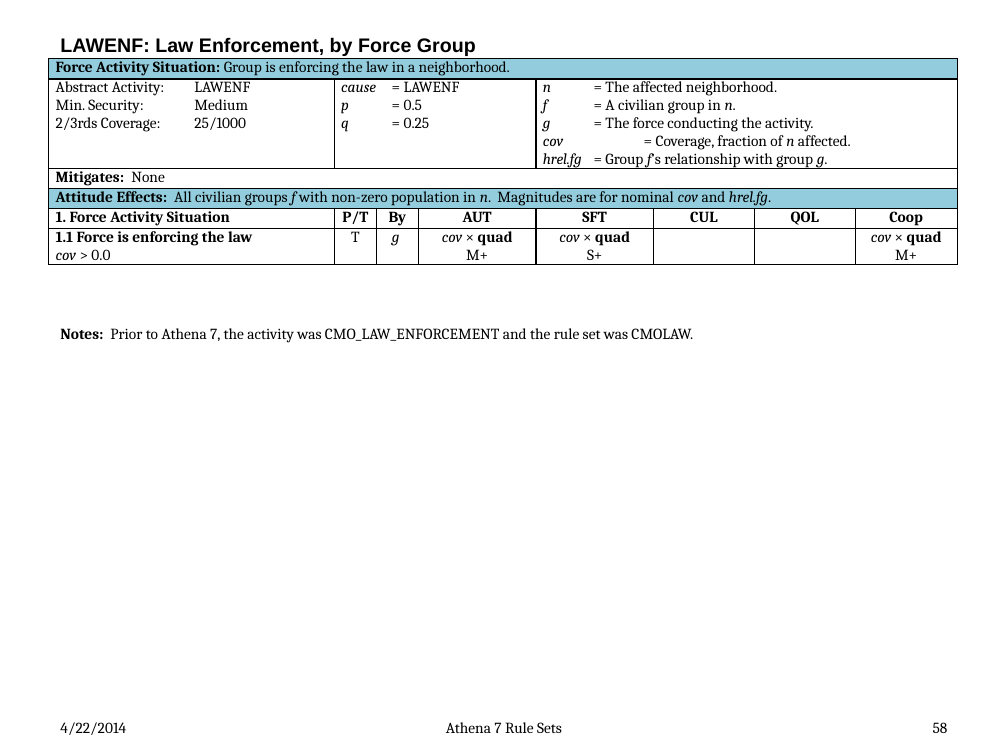
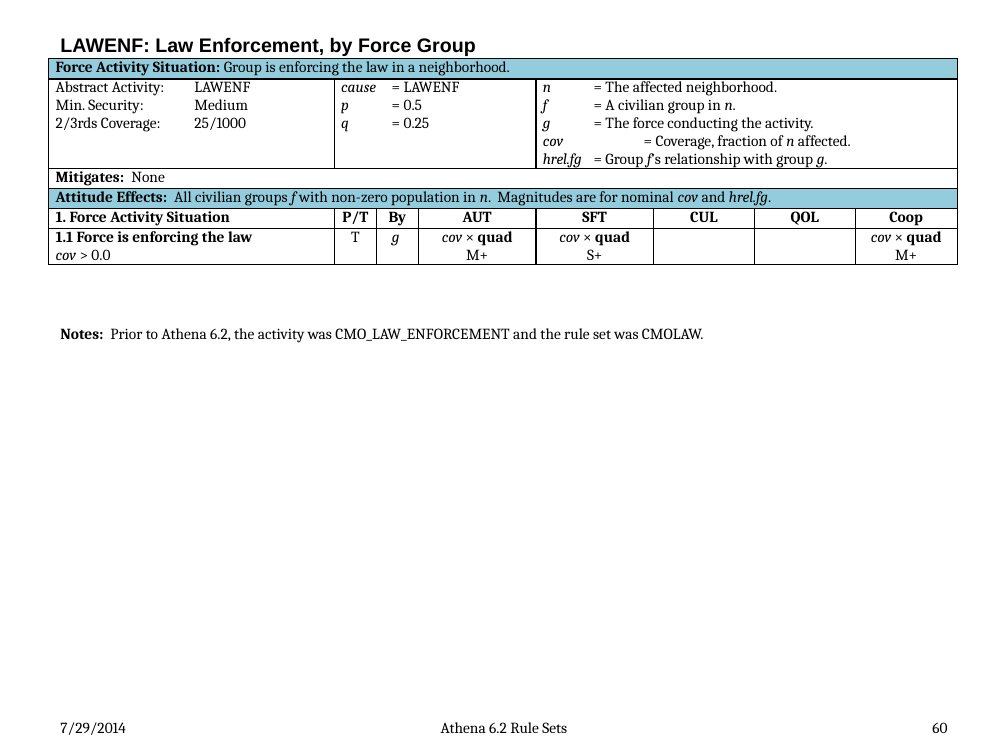
Before and after one commit to AthenaModel/athena-legacy, a slide deck: slide 60 of docs/dev/rules.pptx (slide 58 before the commit). Drawn at 1008x756 pixels with LibreOffice and Linux fonts; fonts in the diff are those of the drawing. Boxes give left, top, right and bottom in pixels: in the first picture for what was removed or moved away, otherwise in the second. Text is boxed around its words. In the diff, an @@ line names an element or a change of style, - is before the commit and + after.

```diff
--- a/docs/dev/rules.pptx
+++ b/docs/dev/rules.pptx
@@ text at bbox=[60, 328, 704, 343]: text changed @@
-Notes: Prior to Athena 7, the activity was CMO_LAW_ENFORCEMENT and the rule set was CMOLAW.
+Notes: Prior to Athena 6.2, the activity was CMO_LAW_ENFORCEMENT and the rule set was CMOLAW.
@@ text at bbox=[60, 722, 125, 735]: text changed @@
-4/22/2014
+7/29/2014
@@ text at bbox=[441, 722, 567, 733]: text changed @@
-Athena 7 Rule Sets
+Athena 6.2 Rule Sets
@@ page number at bbox=[932, 722, 947, 733]: text changed @@
-58
+60
```
Also in this commit, not shown: 72 other slides changed, 2 slides added, 6 other files.
